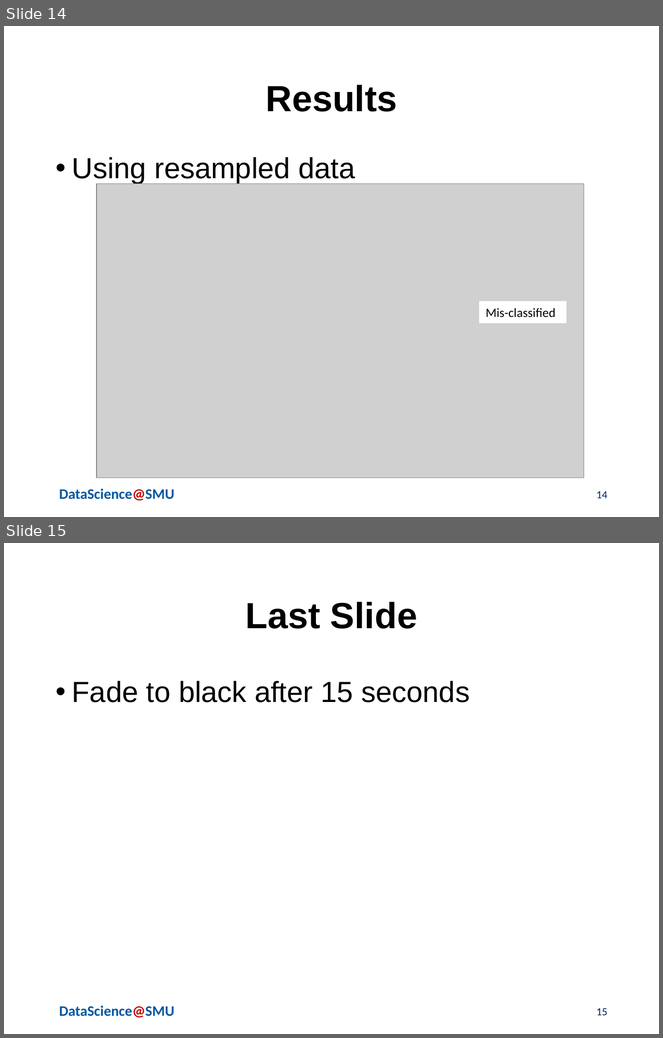
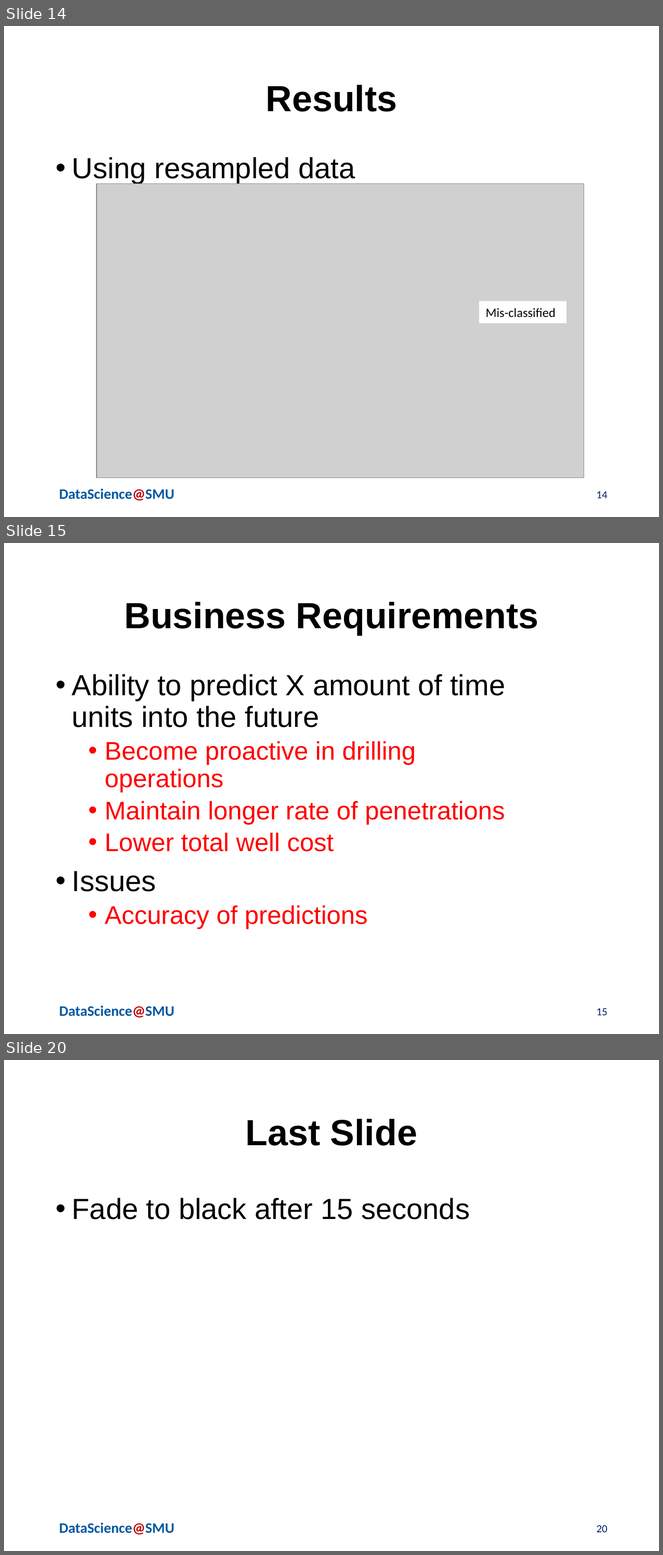
Before and after one commit to jvasquezDC/CapstoneA, a slide deck: LightningPresentation/Serna_Vasquez_Lightning_v1.pptx. Shown one above the other, each under a label of ours: slides 14 and 15 before the commit, slides 14, 15 and 20 after it; the slides between them are not shown. The pictures are 663x1038 and 663x1555 pixels, drawn with LibreOffice and Linux fonts; fonts in the diff are those of the drawing; grey boxes stand for pictures; background and template pictures are left out. Boxes give left, top, right and bottom in pixels: in the first picture for what was removed or moved away, otherwise in the second. Text is boxed around its words. In the diff, an @@ line names an element or a change of style, - is before the commit and + after.

```diff
--- a/LightningPresentation/Serna_Vasquez_Lightning_v1.pptx
+++ b/LightningPresentation/Serna_Vasquez_Lightning_v1.pptx
@@ slide 15 added at box(4, 543, 659, 1034), background #FFFFFF; not listed: 1 template element that a slide beside it also shows @@
@@ title added at box(125, 602, 539, 635), 40 pt, text #000000, bold @@
+Business Requirements
@@ text added at box(72, 674, 505, 929), 28 pt, text #FF0000 @@
+• Ability to predict X amount of time units into the future
+  • Become proactive in drilling operations
+  • Maintain longer rate of penetrations
+  • Lower total well cost
+• Issues
+  • Accuracy of predictions
@@ page number added at box(597, 1008, 608, 1016), 12 pt, text #002060 @@
+15
@@ what was slide 15 is now slide 20 @@
@@ page number at box(597, 1525, 608, 1533): text changed @@
-15
+20
```
Also in this commit, not shown: 4 other slides added.
